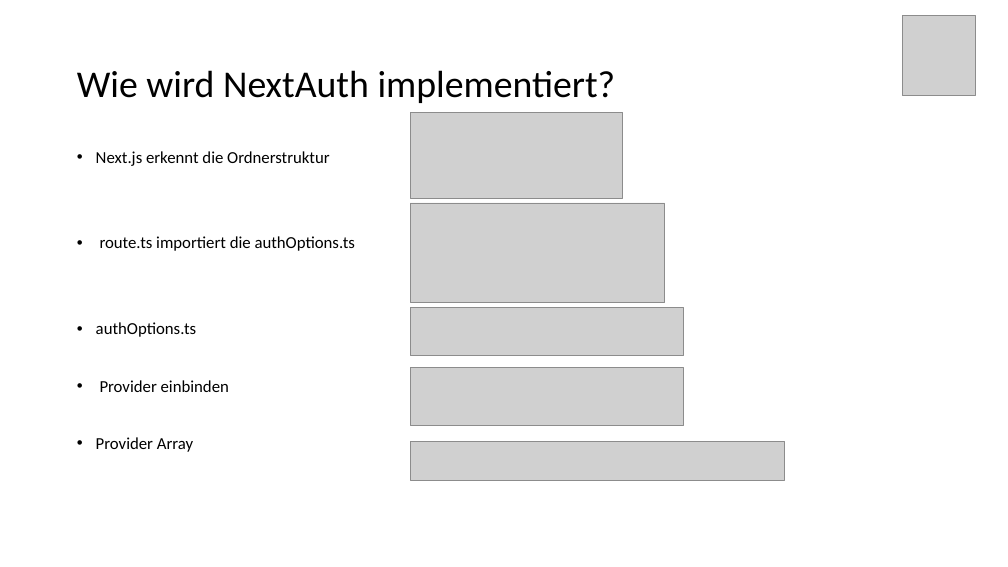
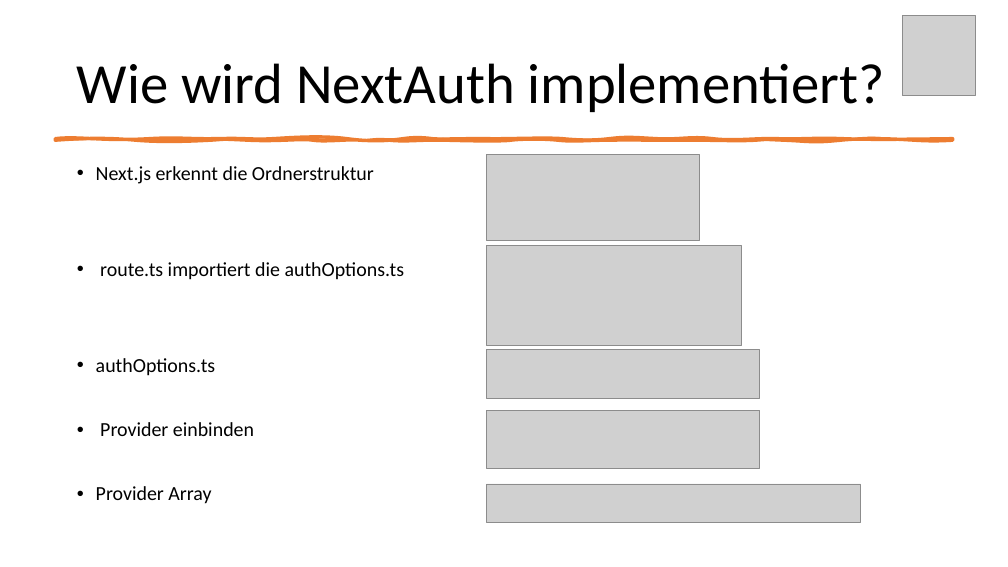
Before and after one commit to RocordJavaScript2023/realtime, a slide deck: slide 10 of presentation/realtime.pptx (slide 11 before the commit). Drawn at 1008x567 pixels with LibreOffice and Linux fonts; fonts in the diff are those of the drawing; grey boxes stand for pictures. Boxes give left, top, right and bottom in pixels: in the first picture for what was removed or moved away, otherwise in the second. Text is boxed around its words. In the diff, an @@ line names an element or a change of style, - is before the commit and + after.

```diff
--- a/presentation/realtime.pptx
+++ b/presentation/realtime.pptx
@@ title "Wie wird NextAuth implementiert?" at <box>77,63,885,112</box>: size 36 to 54 pt @@
@@ freeform shape added at <box>55,138,953,140</box>, fill #ED7D31, outline #ED7D31 3.25 pt @@
@@ text "Next.js erkennt die Ordnerstruktur": place and size @@
-text "Next.js erkennt die Ordnerstruktur" at <box>96,151,356,452</box>
+text "Next.js erkennt die Ordnerstruktur" at <box>96,166,405,504</box>
@@ text "Next.js erkennt die Ordnerstruktur" at <box>96,166,405,504</box>: size 16 to 19 pt @@
@@ picture: place and size @@
-picture at <box>411,112,623,198</box>
+picture at <box>487,154,699,240</box>
@@ 3 pictures: place and size @@
-3 pictures at <box>411,203,684,426</box>
+3 pictures at <box>487,246,761,469</box>
@@ picture: place and size @@
-picture at <box>411,442,785,480</box>
+picture at <box>487,484,861,523</box>
```
Also in this commit, not shown: 16 other slides changed, 4 slides removed.
